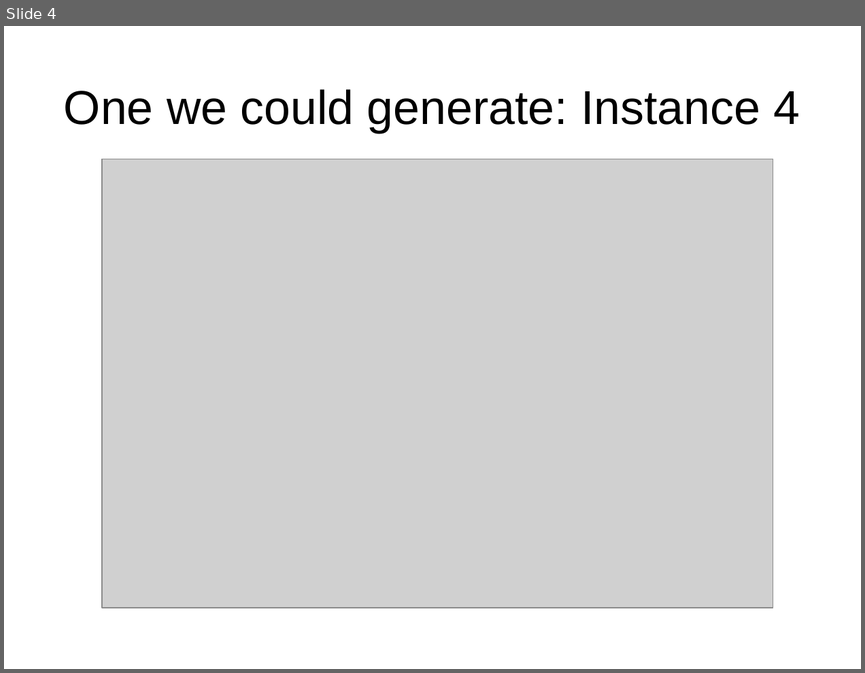
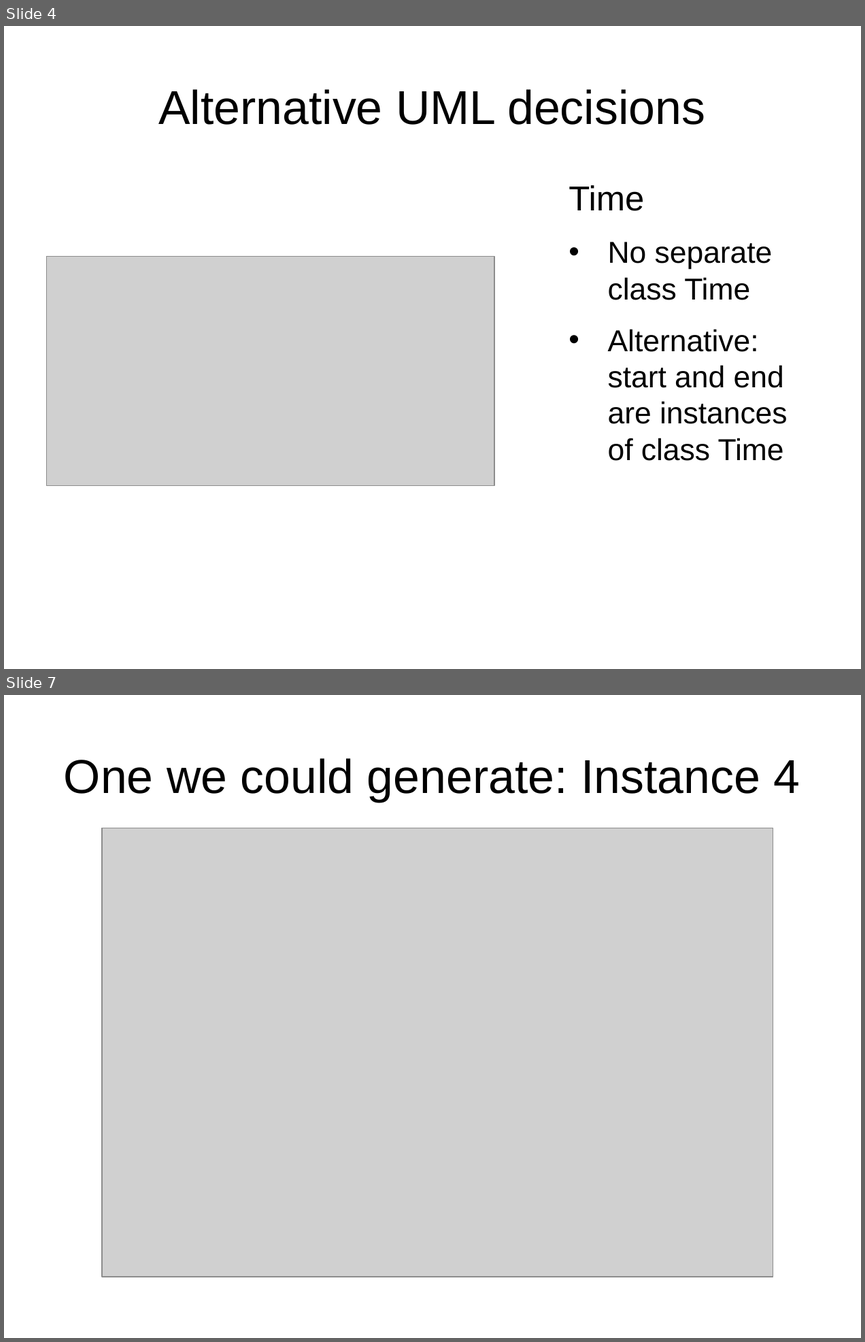
Before and after one commit to JonasMohler/SAE, a slide deck: Part_2/SAE-Präsi.odp. Shown one above the other, each under a label of ours: slide 4 before the commit, slides 4 and 7 after it; the slides between them are not shown. The pictures are 865x673 and 865x1342 pixels, drawn with LibreOffice and Linux fonts; fonts in the diff are those of the drawing; grey boxes stand for pictures. Boxes give left, top, right and bottom in pixels: in the first picture for what was removed or moved away, otherwise in the second. Text is boxed around its words. In the diff, an @@ line names an element or a change of style, - is before the commit and + after.

```diff
--- a/Part_2/SAE-Präsi.odp
+++ b/Part_2/SAE-Präsi.odp
@@ slide 4 added at bbox=[4, 26, 861, 669], background #FFFFFF @@
@@ title added at bbox=[158, 89, 705, 125], 44 pt, text #000000 @@
+Alternative UML decisions
@@ text added at bbox=[568, 185, 787, 461], 28 pt, text #000000 @@
+Time
+• No separate class Time
+• Alternative: start and end are instances of class Time
@@ picture added at bbox=[47, 256, 494, 486] @@
@@ what was slide 4 is now slide 7 @@
```
Also in this commit, not shown: 4 slides changed, 3 other slides added, 1 other file.
